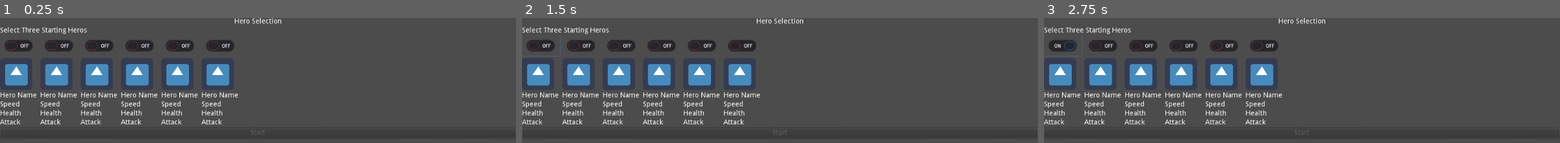
Above: before the commit, frames 1-3 (left to right).
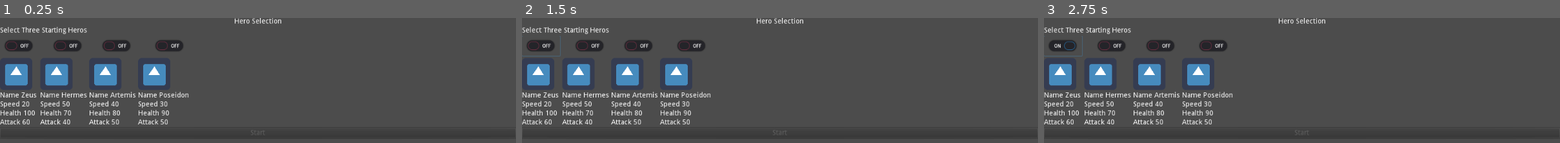
Above: after the commit, the same moments.

Repository: rachd/SuperheroDispatcher2.0
Game: Godot game, scene res://HeroSelection.tscn
Two runs of this game, one before a commit and one after it. Both use one fixed random seed, a clock stepped at 60 frames per second and the inputs below. The engine's default icon, where the game draws it, is replaced by a stand-in: a white triangle on a blue panel in a dark square.
Inputs (mouse positions are in pixels of both pictures, inside the frame that each line leads up to):
- Up to frame 1 (0.25 s): no input
- Up to frame 2 (1.5 s): click (542, 45) at 0.52 s; click (542, 45) at 1.27 s
- Up to frame 3 (2.75 s): click (1064, 45) at 2.02 s

The runs differ from the first frame. In frame 1, 8.2% of the frame differs, in the area x 0-47%, y 17-86%; in frame 2, 8.2%; in frame 3, 8.2%.

Commit message:
populate hero data

Diff:
--- a/HeroSelectCard.gd
+++ b/HeroSelectCard.gd
@@ -3,7 +3,7 @@
 signal hero_selected(heroId)
 signal hero_deselected(heroId)
 
-var heroId = 1
+export var heroId: int
 
 func _on_CheckButton_toggled(button_pressed):
 	if button_pressed == true:
@@ -11,6 +11,14 @@
 	else:
 		emit_signal("hero_deselected", heroId)
 
+func _populate_data():
+	var hero_stats = constants.get_hero_stats()[heroId]
+	$Name.text = "Name " + str(hero_stats["name"])
+	$Speed.text = "Speed " + str(hero_stats["speed"])
+	$Health.text = "Health " + str(hero_stats["health"])
+	$Attack.text = "Attack " + str(hero_stats["attack"])
+
 func _ready():
+	_populate_data()
 	self.connect("hero_selected", get_node("/root/HeroSelection"), "_on_Hero_seleted")
 	self.connect("hero_deselected", get_node("/root/HeroSelection"), "_on_Hero_deseleted")
--- a/HeroSelectCard.tscn
+++ b/HeroSelectCard.tscn
@@ -24,19 +24,19 @@
 margin_bottom = 126.0
 text = "Hero Name"
 
-[node name="Label" type="Label" parent="."]
+[node name="Speed" type="Label" parent="."]
 margin_top = 130.0
 margin_right = 1024.0
 margin_bottom = 144.0
 text = "Speed"
 
-[node name="Label2" type="Label" parent="."]
+[node name="Health" type="Label" parent="."]
 margin_top = 148.0
 margin_right = 1024.0
 margin_bottom = 162.0
 text = "Health"
 
-[node name="Label3" type="Label" parent="."]
+[node name="Attack" type="Label" parent="."]
 margin_top = 166.0
 margin_right = 1024.0
 margin_bottom = 180.0
--- a/HeroSelection.tscn
+++ b/HeroSelection.tscn
@@ -25,14 +25,13 @@
 text = "Select Three Starting Heros"
 
 [node name="ScrollContainer" type="ScrollContainer" parent="VBoxContainer"]
-editor/display_folded = true
 margin_top = 36.0
 margin_right = 1024.0
 margin_bottom = 216.0
 scroll_vertical_enabled = false
 
 [node name="HBoxContainer" type="HBoxContainer" parent="VBoxContainer/ScrollContainer"]
-margin_right = 476.0
+margin_right = 316.0
 margin_bottom = 180.0
 
 [node name="HeroSelectCard" parent="VBoxContainer/ScrollContainer/HBoxContainer" instance=ExtResource( 2 )]
@@ -40,6 +39,7 @@
 anchor_bottom = 0.0
 margin_right = 76.0
 margin_bottom = 180.0
+heroId = 1
 
 [node name="HeroSelectCard4" parent="VBoxContainer/ScrollContainer/HBoxContainer" instance=ExtResource( 2 )]
 anchor_right = 0.0
@@ -47,6 +47,7 @@
 margin_left = 80.0
 margin_right = 156.0
 margin_bottom = 180.0
+heroId = 2
 
 [node name="HeroSelectCard5" parent="VBoxContainer/ScrollContainer/HBoxContainer" instance=ExtResource( 2 )]
 anchor_right = 0.0
@@ -54,6 +55,7 @@
 margin_left = 160.0
 margin_right = 236.0
 margin_bottom = 180.0
+heroId = 3
 
 [node name="HeroSelectCard2" parent="VBoxContainer/ScrollContainer/HBoxContainer" instance=ExtResource( 2 )]
 anchor_right = 0.0
@@ -61,20 +63,7 @@
 margin_left = 240.0
 margin_right = 316.0
 margin_bottom = 180.0
-
-[node name="HeroSelectCard6" parent="VBoxContainer/ScrollContainer/HBoxContainer" instance=ExtResource( 2 )]
-anchor_right = 0.0
-anchor_bottom = 0.0
-margin_left = 320.0
-margin_right = 396.0
-margin_bottom = 180.0
-
-[node name="HeroSelectCard3" parent="VBoxContainer/ScrollContainer/HBoxContainer" instance=ExtResource( 2 )]
-anchor_right = 0.0
-anchor_bottom = 0.0
-margin_left = 400.0
-margin_right = 476.0
-margin_bottom = 180.0
+heroId = 4
 
 [node name="StartButton" type="Button" parent="VBoxContainer"]
 margin_top = 220.0
--- /dev/null
+++ b/constants.gd
@@ -0,0 +1,29 @@
+extends Node
+
+static func get_hero_stats():
+	return {
+		1: {
+			"name": "Zeus",
+			"health": 100,
+			"speed": 20,
+			"attack": 60
+		},
+		2: {
+			"name": "Hermes",
+			"health": 70,
+			"speed": 50,
+			"attack": 40
+		},
+		3: {
+			"name": "Artemis",
+			"health": 80,
+			"speed": 40,
+			"attack": 50
+		},
+		4: {
+			"name": "Poseidon",
+			"health": 90,
+			"speed": 30,
+			"attack": 50
+		}
+	}
--- a/project.godot
+++ b/project.godot
@@ -19,6 +19,10 @@
 run/main_scene="res://HeroSelection.tscn"
 config/icon="res://icon.png"
 
+[autoload]
+
+constants="*res://constants.gd"
+
 [rendering]
 
 environment/default_environment="res://default_env.tres"
